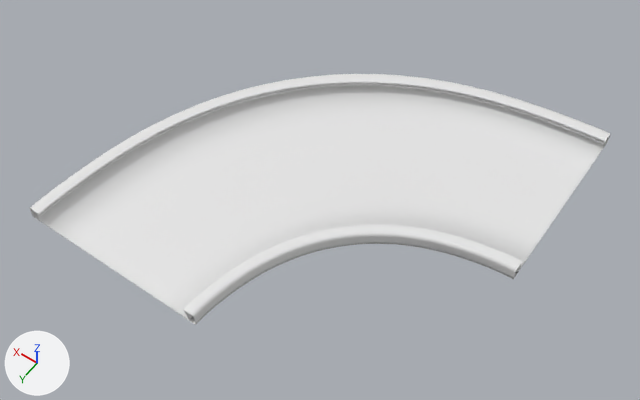
Before and after pictures for a commit that changed the FBX model Assets/Prefabs/Pistas/Curva.fbx.
The view is the same before and after, from a camera (50 mm lens) standing at (-21.8, 31.6, 46.7) and looking at (-0.3, 1.5, -0.6). Lighting does not change. The marker at lower left points along +X, +Y and +Z. Where no turn or scale is listed for an object, it has been applied to the vertices.

In view in the first picture: 'Curva'.
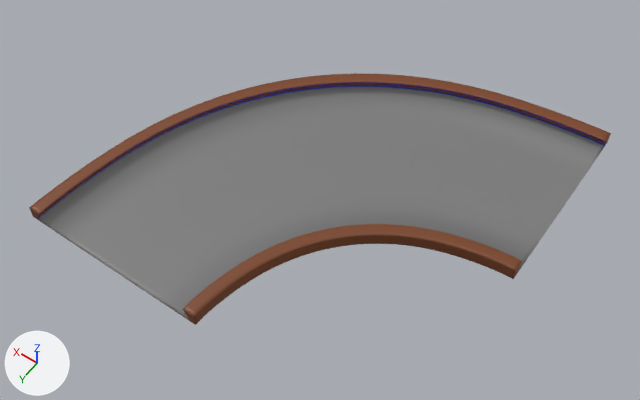
Changed parts and their boxes (x1, y1, x2, y2) in the pictures (640 x 400 px):
'Curva', reshaped: before (30, 74, 610, 325); after (29, 73, 611, 325)
part 1 of me_plane_002, built on: before (30, 135, 610, 320); after (30, 131, 611, 325)
part 2 of me_plane_002, recoloured (white to grey): (42, 87, 600, 311) in both
part 3 of me_plane_002, recoloured (white to brown): (30, 74, 606, 313) in both
part 4 of me_plane_002, recoloured: (44, 82, 604, 214) in both

Edits to the bpy script that builds the scene:
```text
Add mat_metal:
    mat_metal = principled_material('Metal')
    mat_metal.base_color = (0.197, 0.0562, 0.0156)  # brown #7b4322
Add mat_reflejo:
    mat_reflejo = principled_material('Reflejo')
    mat_reflejo.base_color = (0.0, 0.0334, 0.801)  # blue #0033e7
Add mat_asfalto:
    mat_asfalto = principled_material('Asfalto')
    mat_asfalto.base_color = (0.203, 0.203, 0.203)  # grey #7c7c7c
Change me_plane_002:
    used by ob_curva; location = (0.0, 0.0, 0.0)
    remove me_plane_002.from_pydata(...)  # 2640 vertices, 2560 faces; spans x -14.0..14.0, y -14.0..14.0, z 0.0..1.0
    add me_plane_002.from_pydata(...)  # 4158 vertices, 4128 faces; spans x -14.0..14.0, y -14.0..14.0, z 0.0..1.0
    me_plane_002 part 1: 68 vertices moved within x -14.0..14.0, y -14.0..14.0, z 0.6..0.9; 1518 vertices added at x -14.0..14.0, y -14.0..14.0, z 0.0..1.0
    me_plane_002 part 2: 120 faces spanning x -13.7..13.5, y -13.5..13.7, z 0.1 switch from no material to mat_asfalto (grey #7c7c7c)
    me_plane_002 part 3: 1572 faces spanning x -14.0..14.0, y -14.0..14.0, z 0.0..1.0 switch from no material to mat_metal (brown #7b4322)
    me_plane_002 part 4: 487 faces spanning x -14.0..13.5, y -13.5..14.0, z 0.1..0.9 switch from no material to mat_reflejo (blue #0033e7)
```
